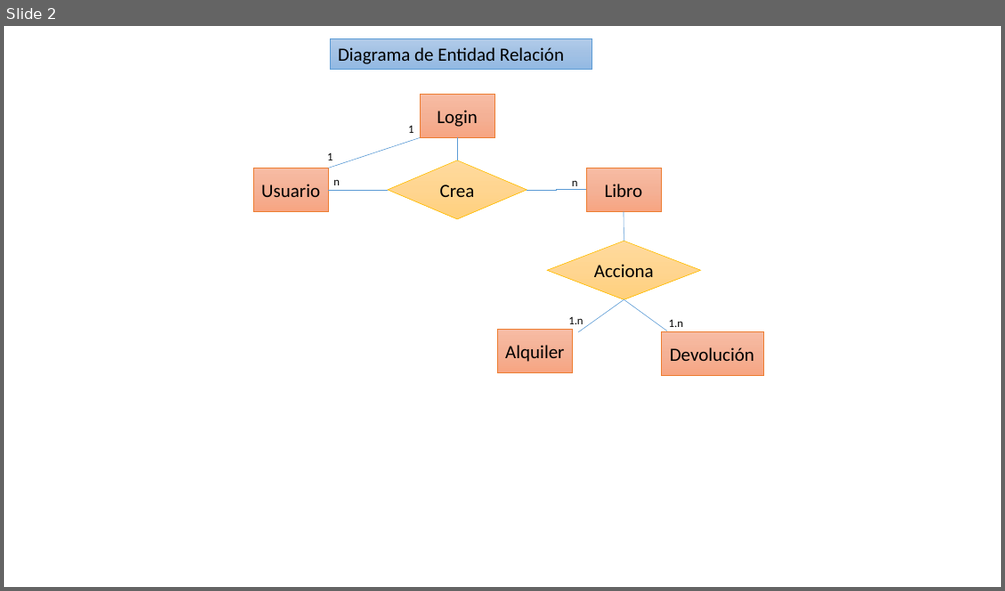
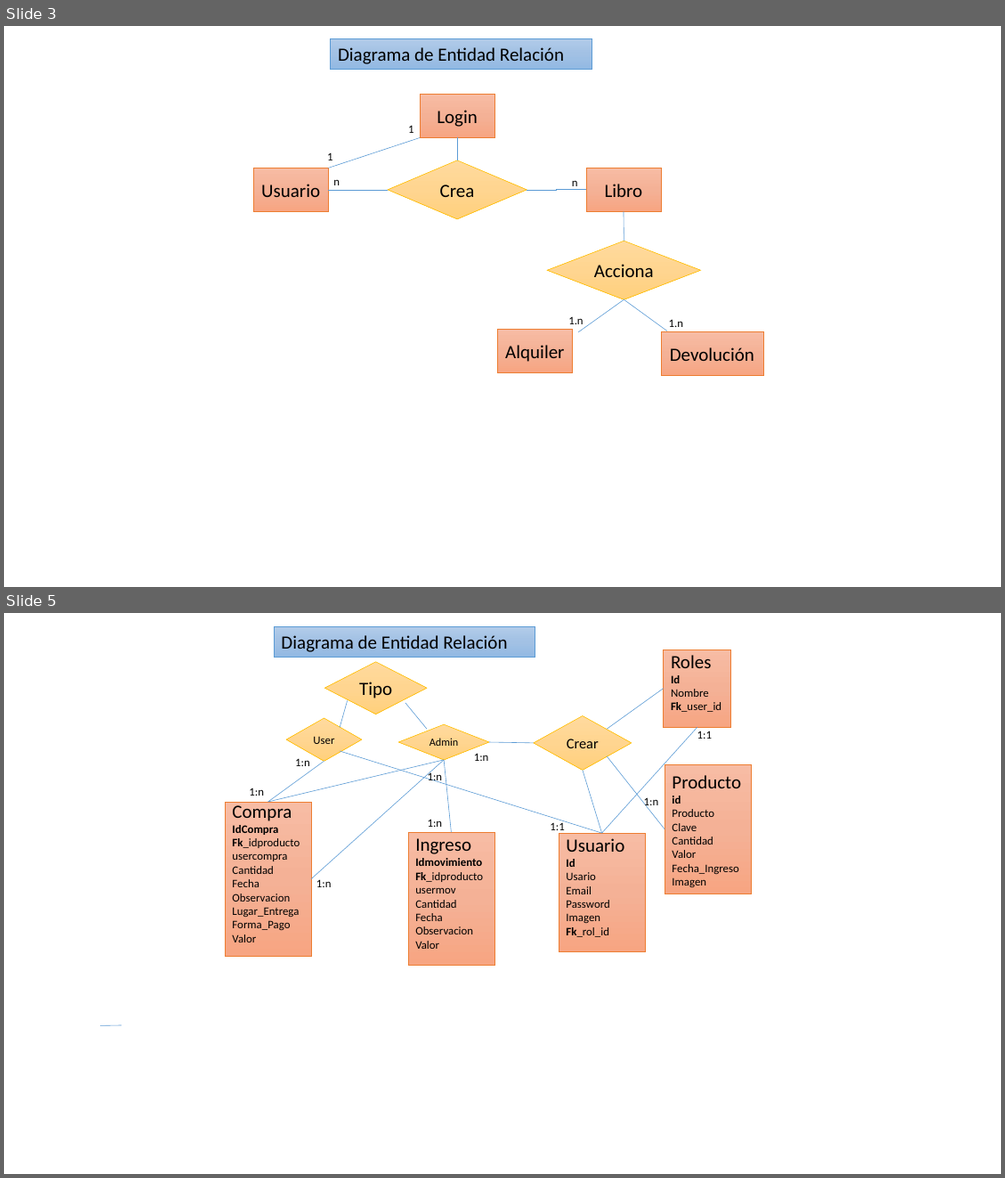
Before and after one commit to PPROF2-2022ProgWeb/g24-aula2-gimnasio-g24, a slide deck: Diagramas.pptx. Shown one above the other, each under a label of ours: slide 2 before the commit, slides 3 and 5 after it; the slides between them are not shown. The pictures are 1005x591 and 1005x1178 pixels, drawn with LibreOffice and Linux fonts; fonts in the diff are those of the drawing. Boxes give left, top, right and bottom in pixels: in the first picture for what was removed or moved away, otherwise in the second. Text is boxed around its words. In the diff, an @@ line names an element or a change of style, - is before the commit and + after.

```diff
--- a/Diagramas.pptx
+++ b/Diagramas.pptx
@@ slide 5 added at (4,613,1001,1174), background #FFFFFF @@
@@ rectangle added at (274,627,535,657), fill gradient #B1CBE9 to #A3C1E5 to #93B9E4, outline #5B9BD5 0.5 pt, 18 pt, text #000000 @@
+Diagrama de Entidad Relación
@@ diamond added at (324,662,427,714), fill gradient #FFDB9E to #FFD590 to #FFD07C, outline #FFC000 0.5 pt, 18 pt, text #000000 @@
+Tipo
@@ rectangle added at (663,649,732,728), fill gradient #F7BDA5 to #F5B196 to #F8A582, outline #ED7D31 0.5 pt, 11 pt, text #000000 @@
+Roles
+Id
+Nombre
+Fk_user_id
@@ line added from (663, 689) to (607, 729), #5B9BD5 0.5 pt @@
@@ diamond added at (287,718,362,761), fill gradient #FFDB9E to #FFD590 to #FFD07C, outline #FFC000 0.5 pt, 11 pt, text #000000 @@
+User
@@ line added from (340, 728) to (348, 700), #5B9BD5 0.5 pt @@
@@ line added from (427, 729) to (405, 703), #5B9BD5 0.5 pt @@
@@ diamond added at (534,716,631,770), fill gradient #FFDB9E to #FFD590 to #FFD07C, outline #FFC000 0.5 pt, 14 pt, text #000000 @@
+Crear
@@ diamond added at (399,724,489,760), fill gradient #FFDB9E to #FFD590 to #FFD07C, outline #FFC000 0.5 pt, 10.5 pt, text #000000 @@
+Admin
@@ line added from (489, 742) to (534, 743), #5B9BD5 0.5 pt @@
@@ line added from (602, 833) to (697, 728), #5B9BD5 0.5 pt @@
@@ text added at (697,730,712,738), 11 pt, text #000000 @@
+1:1
@@ line added from (444, 760) to (268, 802), #5B9BD5 0.5 pt @@
@@ line added from (324, 761) to (268, 802), #5B9BD5 0.5 pt @@
@@ text added at (295,759,310,766), 11 pt, text #000000 @@
+1:n
@@ line added from (444, 760) to (311, 879), #5B9BD5 0.5 pt @@
@@ line added from (340, 751) to (602, 833), #5B9BD5 0.5 pt @@
@@ text added at (428,771,443,784), 11 pt, text #000000 @@
+1:n
@@ line added from (444, 760) to (451, 832), #5B9BD5 0.5 pt @@
@@ text added at (474,753,489,761), 11 pt, text #000000 @@
+1:n
@@ line added from (602, 833) to (582, 770), #5B9BD5 0.5 pt @@
@@ line added from (665, 829) to (607, 756), #5B9BD5 0.5 pt @@
@@ rectangle added at (665,765,751,894), fill gradient #F7BDA5 to #F5B196 to #F8A582, outline #ED7D31 0.5 pt, 11 pt, text #000000 @@
+Producto
+id
+Producto
+Clave
+Cantidad
+Valor
+Fecha_Ingreso
+Imagen
@@ text added at (249,788,264,795), 11 pt, text #000000 @@
+1:n
@@ text added at (644,797,659,809), 11 pt, text #000000 @@
+1:n
@@ rectangle added at (226,802,311,956), fill gradient #F7BDA5 to #F5B196 to #F8A582, outline #ED7D31 0.5 pt, 11 pt, text #000000 @@
+Compra
+IdCompra
+Fk_idproducto
+usercompra
+Cantidad
+Fecha
+Observacion
+Lugar_Entrega
+Forma_Pago
+Valor
@@ text added at (428,819,443,827), 11 pt, text #000000 @@
+1:n
@@ text added at (550,820,564,834), 11 pt, text #000000 @@
+1:1
@@ rectangle added at (408,832,494,965), fill gradient #F7BDA5 to #F5B196 to #F8A582, outline #ED7D31 0.5 pt, 11 pt, text #000000 @@
+Ingreso
+Idmovimiento
+Fk_idproducto
+usermov
+Cantidad
+Fecha
+Observacion
+Valor
@@ rectangle added at (558,833,645,952), fill gradient #F7BDA5 to #F5B196 to #F8A582, outline #ED7D31 0.5 pt, 11 pt, text #000000 @@
+Usuario
+Id
+Usario
+Email
+Password
+Imagen
+Fk_rol_id
@@ text added at (316,879,332,887), 11 pt, text #000000 @@
+1:n
@@ line added from (100, 1026) to (121, 1025), #5B9BD5 0.5 pt @@
@@ what was slide 2 is now slide 3 @@
```
Also in this commit, not shown: 2 other slides added, 32 other files.
